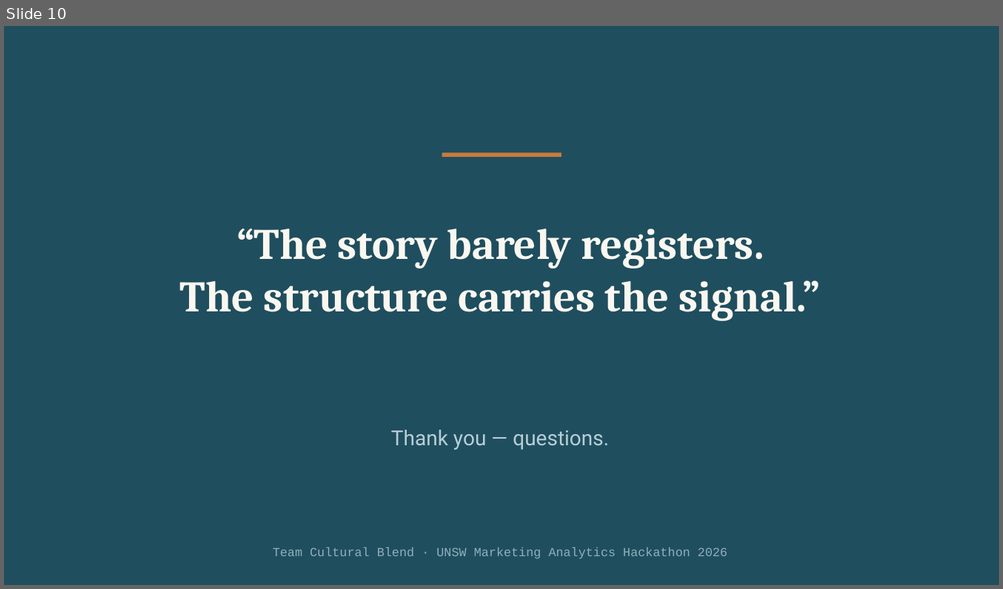
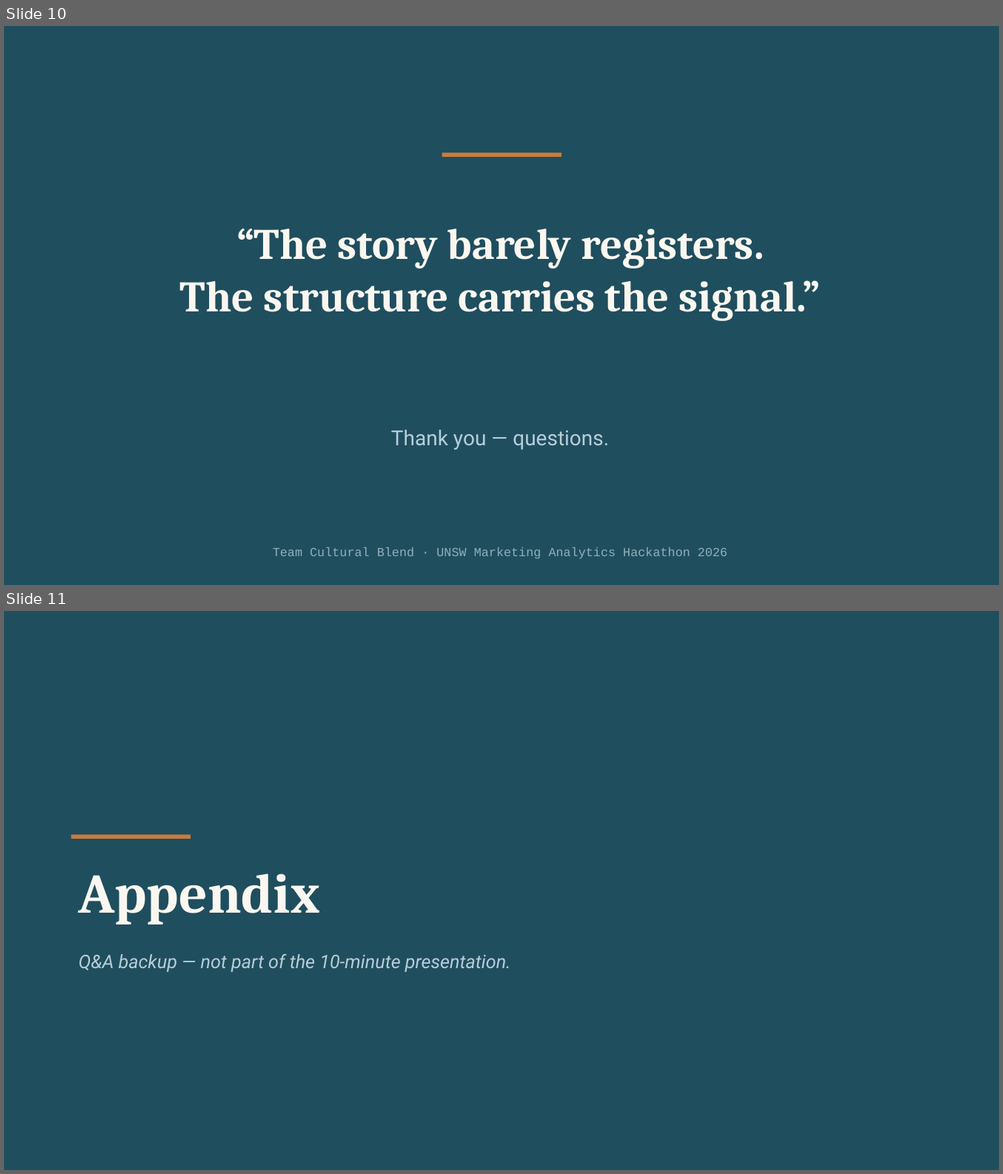
Before and after one commit to tuannm3812/unsw-ma-hackathon-2026, a slide deck: docs/presentation/slides_draft.pptx. Shown one above the other, each under a label of ours: slide 10 before the commit, slides 10 and 11 after it. The pictures are 1003x589 and 1003x1174 pixels, drawn with LibreOffice and Linux fonts; fonts in the diff are those of the drawing. Boxes give left, top, right and bottom in pixels: in the first picture for what was removed or moved away, otherwise in the second. Text is boxed around its words. In the diff, an @@ line names an element or a change of style, - is before the commit and + after.

```diff
--- a/docs/presentation/slides_draft.pptx
+++ b/docs/presentation/slides_draft.pptx
@@ slide 11 added at box(4, 611, 999, 1170), background #1F4E5F @@
@@ rectangle added at box(71, 834, 190, 840), fill #C97B3D @@
@@ text added at box(79, 874, 320, 925), 54 pt, text #FAF7F0, bold @@
+Appendix
@@ text added at box(79, 954, 511, 972), 18 pt, text #B8CED6, italic @@
+Q&A backup — not part of the 10-minute presentation.
```
Also in this commit, not shown: 4 other slides added, 4 other files.
